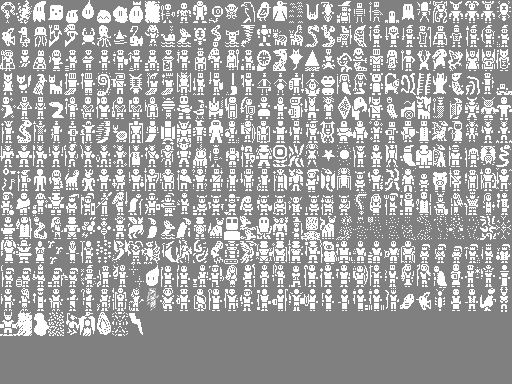
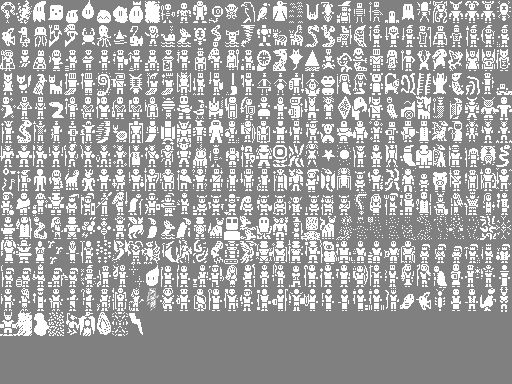
Layers edited between the first and the second 512 x 384 image:
painted on "creature_sprites.png" over [147,2,335,143]
